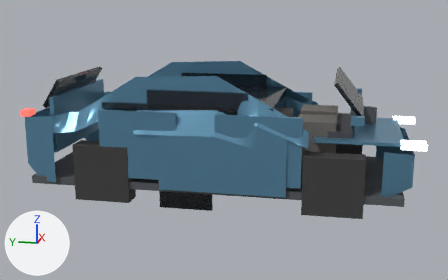
The glTF model assets/models/processed/suv.glb, before and after one commit.
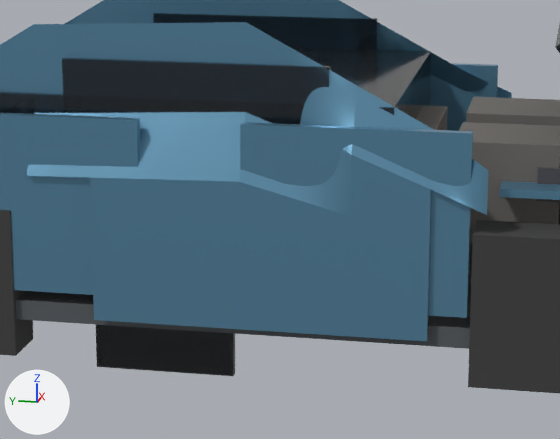
Old and new are each drawn whole from a 50 mm camera at (-8.3, -1.69, 2.74) aimed at (0.0, -0.02, 0.66) and again close up on the part from 27% to 75% of the width and 24% to 84% of the height. The lights are fixed; the arrows at lower left show +X, +Y and +Z. The last two pictures show the newer version. Where no turn or scale is listed for an object, it has been applied to the vertices.

The first close-up shows 'body_mesh', 'cab_mesh', 'door_fr_mesh', 'door_rr_mesh', 'seat_l', 'seat_r', 'tire_fr', 'tire_rr', 'trim_mesh', 'window_fixed_l', 'window_fixed_r', 'window_fl_mesh', 'window_rl_mesh', 'window_rr_mesh' and 5 more.
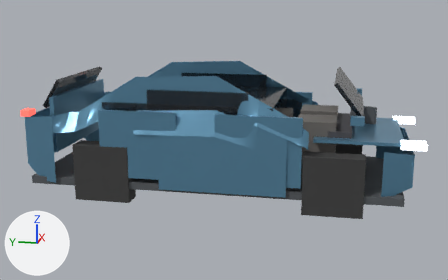
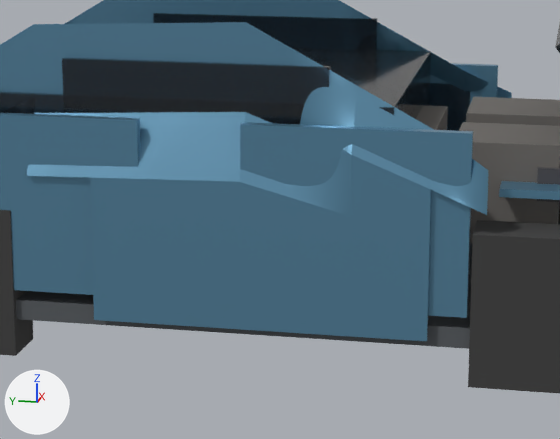
The change, as a diff of the scene's bpy script:
```diff
--- a/assets/models/processed/suv.glb.py
+++ b/assets/models/processed/suv.glb.py
@@ ob_window_fl_mesh @@
 ob_window_fl_mesh.parent = ob_window_fl
-ob_window_fl_mesh.location = (-0.96, 1.72, -1.44)
+ob_window_fl_mesh.location = (-0.01, 0.54, -0.24)
 ob_window_fl_mesh.scale = (0.39, 0.39, 0.39)
@@ ob_window_fr_mesh @@
 ob_window_fr_mesh.parent = ob_window_fr
-ob_window_fr_mesh.location = (0.96, 1.72, -1.44)
+ob_window_fr_mesh.location = (0.01, 0.54, -0.24)
 ob_window_fr_mesh.scale = (0.39, 0.39, 0.39)
@@ ob_window_rl_mesh @@
 ob_window_rl_mesh.parent = ob_window_rl
-ob_window_rl_mesh.location = (-0.96, 0.11, -1.44)
+ob_window_rl_mesh.location = (-0.01, 0.51, -0.24)
 ob_window_rl_mesh.scale = (0.36, 0.36, 0.36)
@@ ob_window_rr_mesh @@
 ob_window_rr_mesh.parent = ob_window_rr
-ob_window_rr_mesh.location = (0.96, 0.11, -1.44)
+ob_window_rr_mesh.location = (0.01, 0.51, -0.24)
 ob_window_rr_mesh.scale = (0.36, 0.36, 0.36)
```

What differs and where, as boxes (x1, y1, x2, y2) in the close-ups (560 x 439 px):
'window_fl_mesh', moved: before (96, 325, 234, 376); after (430, 83, 470, 131)
